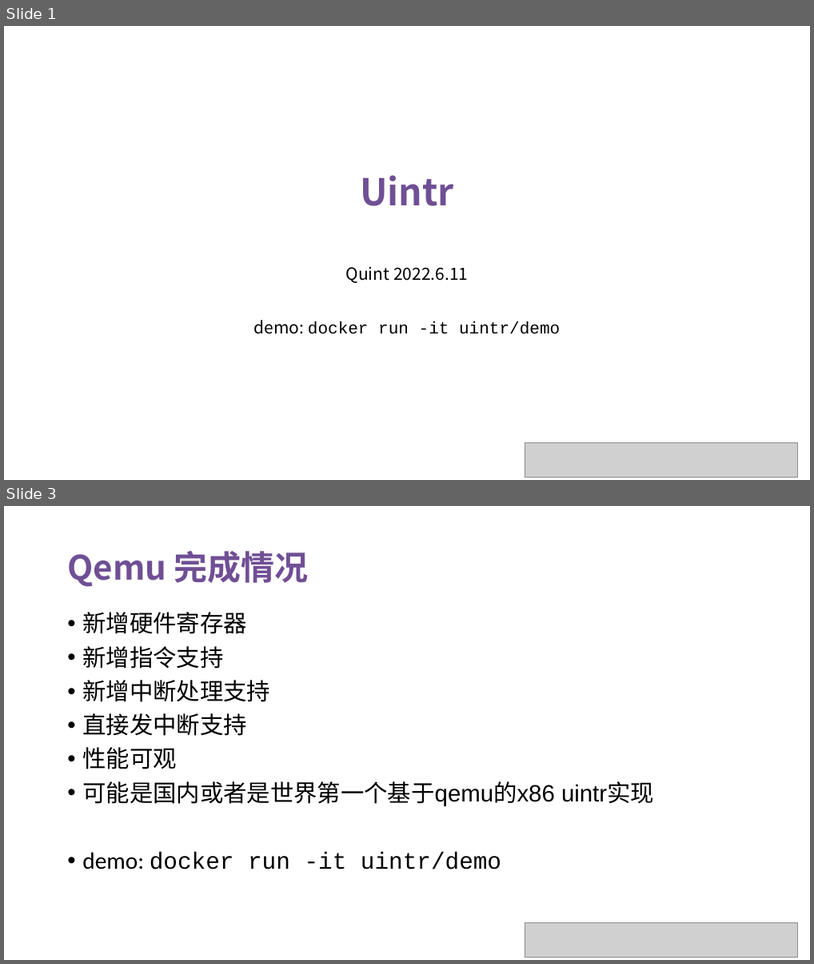
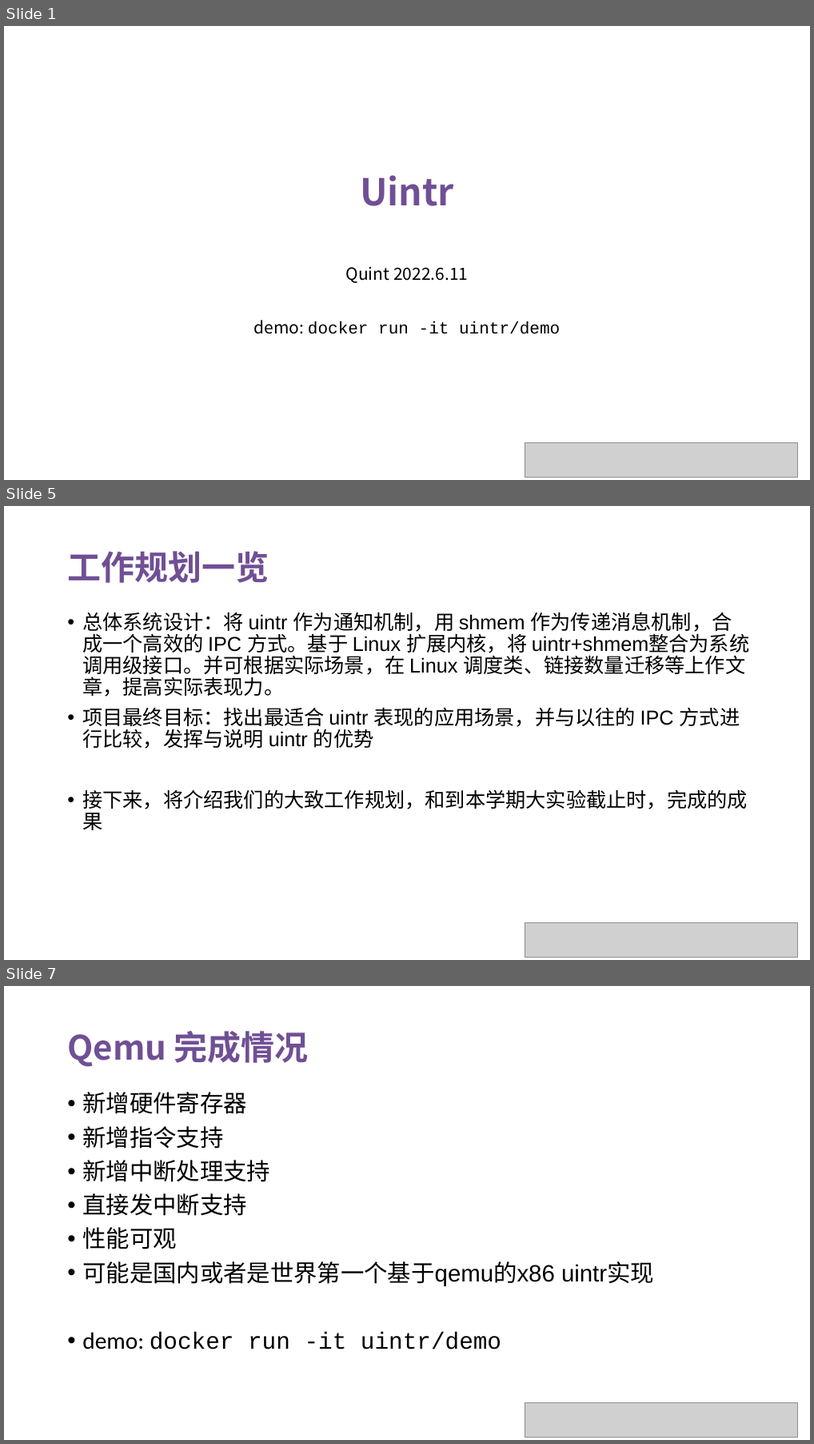
Before and after one commit to OS-F-4/usr-intr, a slide deck: ppt/2022-6-11.pptx. Shown one above the other, each under a label of ours: slides 1 and 3 before the commit, slides 1, 5 and 7 after it; the slides between them are not shown. The pictures are 814x964 and 814x1444 pixels, drawn with LibreOffice and Linux fonts; fonts in the diff are those of the drawing; grey boxes stand for pictures. Boxes give left, top, right and bottom in pixels: in the first picture for what was removed or moved away, otherwise in the second. Text is boxed around its words. In the diff, an @@ line names an element or a change of style, - is before the commit and + after.

```diff
--- a/ppt/2022-6-11.pptx
+++ b/ppt/2022-6-11.pptx
@@ slide 5 added at (x1=4, y1=506, x2=810, y2=960), background #FFFFFF @@
@@ text added at (x1=67, y1=551, x2=269, y2=583), 40 pt, text #704F95, bold @@
+工作规划一览
@@ text added at (x1=82, y1=612, x2=750, y2=830), 24 pt, text #000000 @@
+• 总体系统设计：将 uintr 作为通知机制，用 shmem 作为传递消息机制，合成一个高效的 IPC 方式。基于 Linux 扩展内核，将 uintr+shmem整合为系统调用级接口。并可根据实际场景，在 Linux 调度类、链接数量迁移等上作文章，提高实际表现力。
+• 项目最终目标：找出最适合 uintr 表现的应用场景，并与以往的 IPC 方式进行比较，发挥与说明 uintr 的优势
+• 接下来，将介绍我们的大致工作规划，和到本学期大实验截止时，完成的成果
@@ picture added at (x1=526, y1=923, x2=798, y2=956) @@
@@ what was slide 3 is now slide 7 @@
```
Also in this commit, not shown: 2 slides changed, 3 other slides added, 5 other files.
